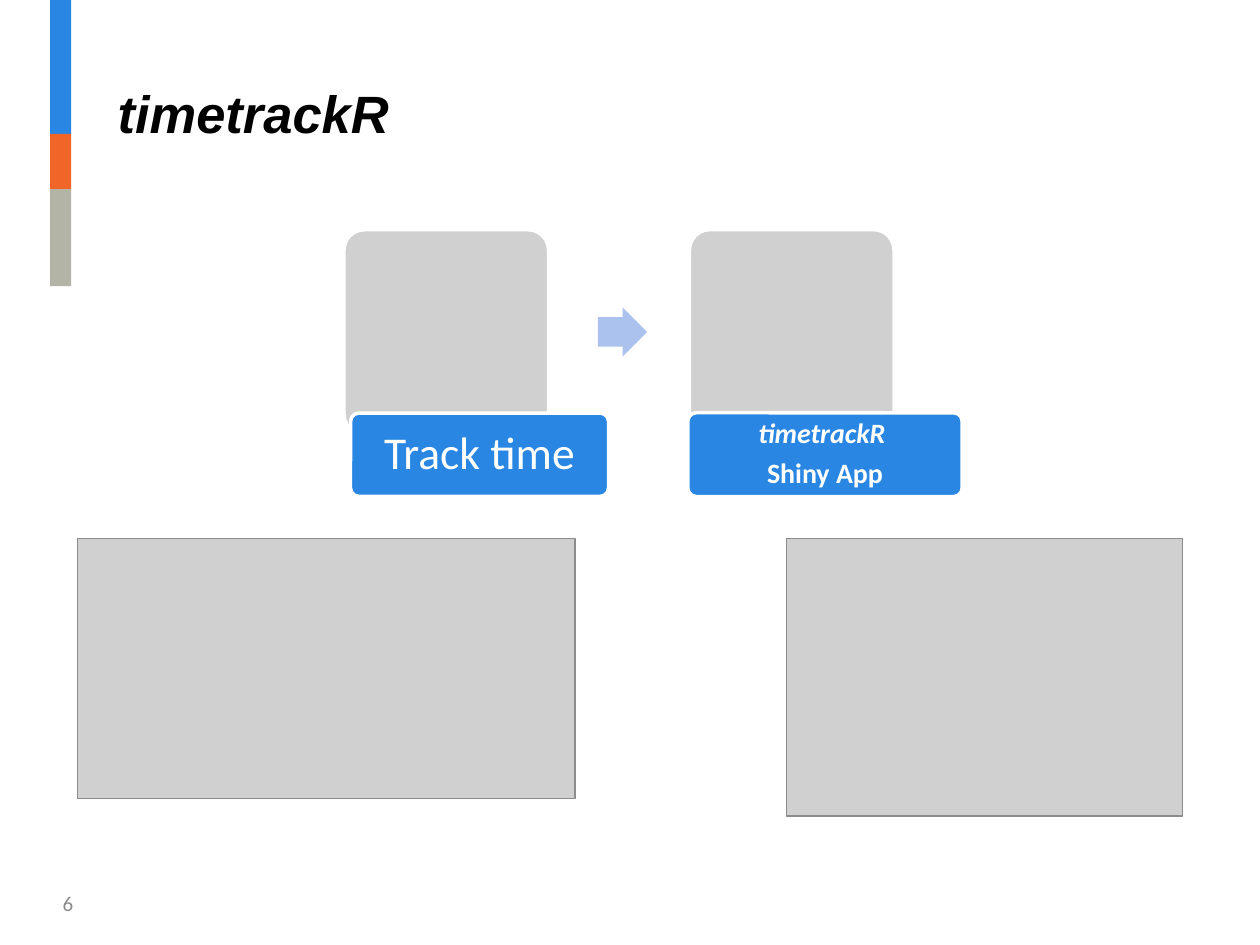
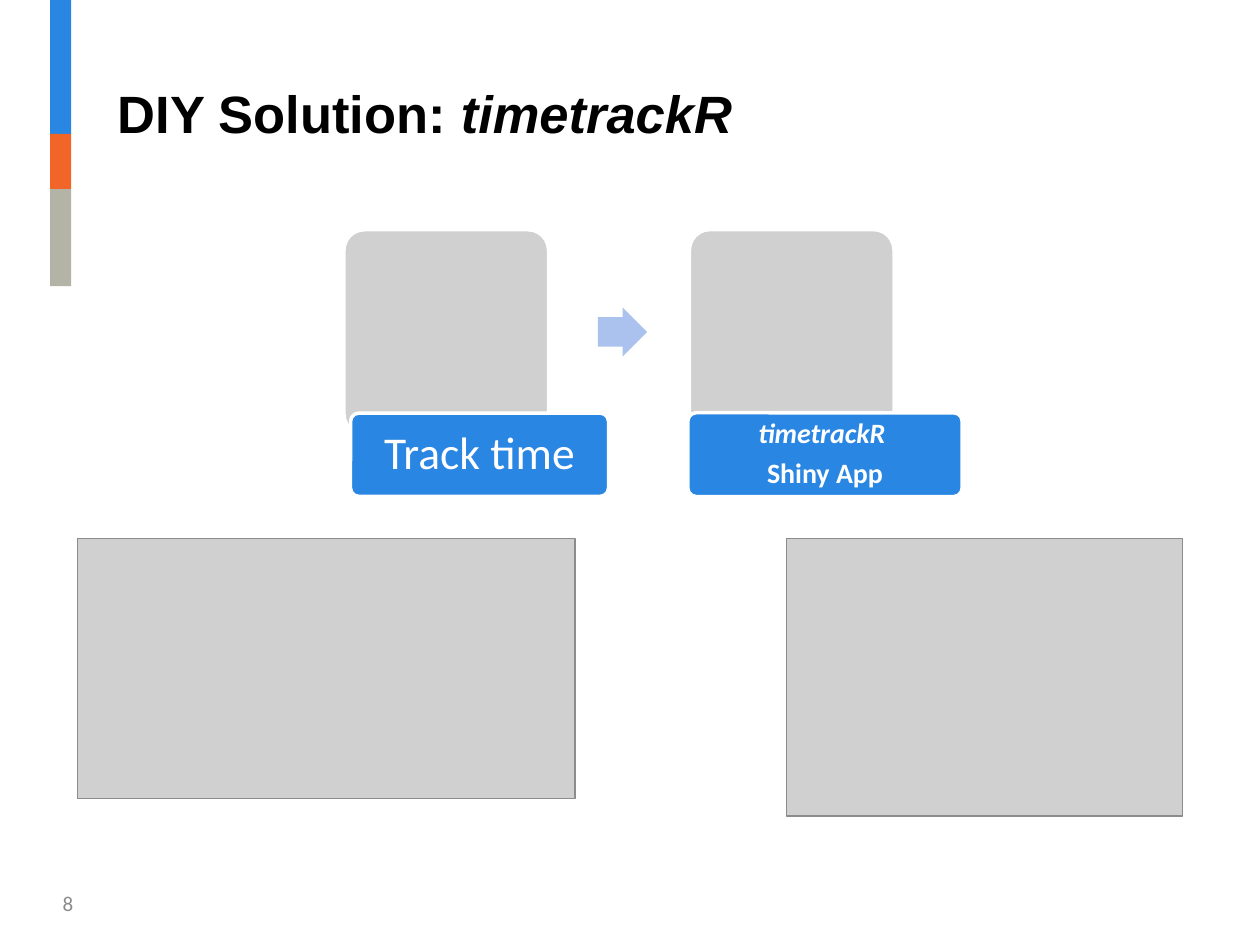
Before and after one commit to jalavery/timetrackR, a slide deck: slide 8 of RLadies timetrackR Presentation v2.pptx (slide 6 before the commit). Drawn at 1260x945 pixels with LibreOffice and Linux fonts; fonts in the diff are those of the drawing; grey boxes stand for pictures; background and template pictures are left out. Boxes give left, top, right and bottom in pixels: in the first picture for what was removed or moved away, otherwise in the second. Text is boxed around its words. In the diff, an @@ line names an element or a change of style, - is before the commit and + after.

```diff
--- a/RLadies timetrackR Presentation v2.pptx
+++ b/RLadies timetrackR Presentation v2.pptx
@@ title at bbox=[118, 95, 732, 134]: text changed; italic off @@
-timetrackR
+DIY Solution: timetrackR
@@ page number at bbox=[63, 897, 74, 911]: text changed @@
-6
+8
```
Also in this commit, not shown: 8 other slides changed, 2 slides added, 1 slide removed, 5 other files.
